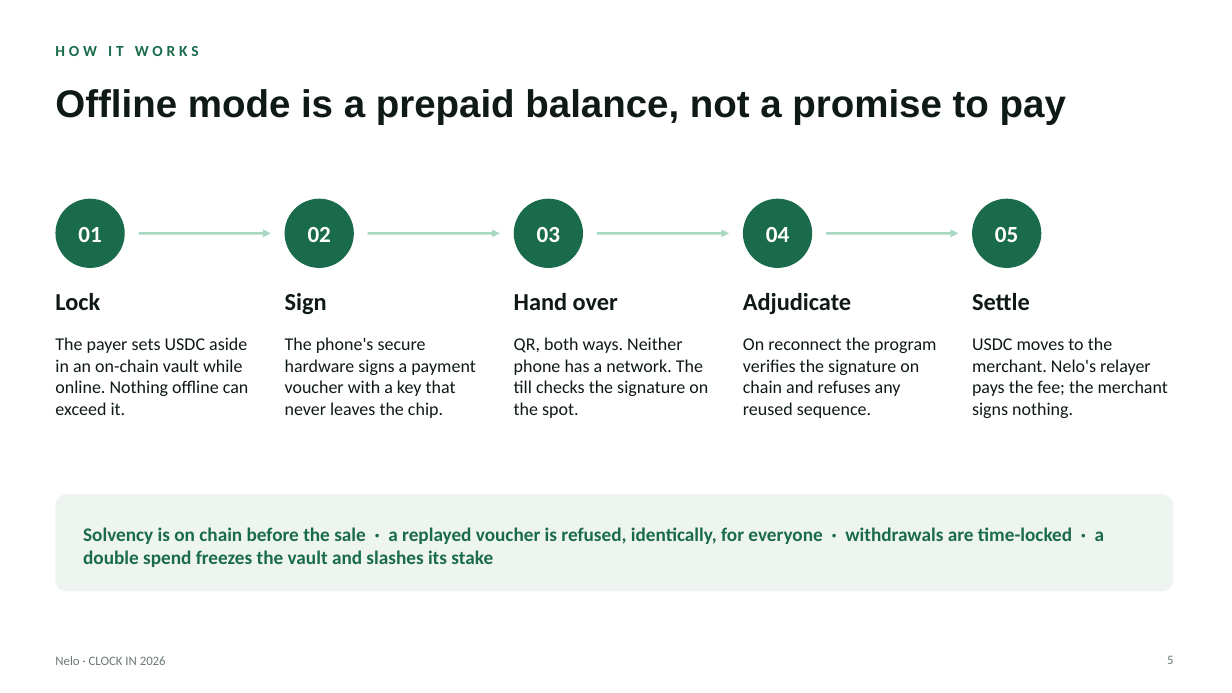
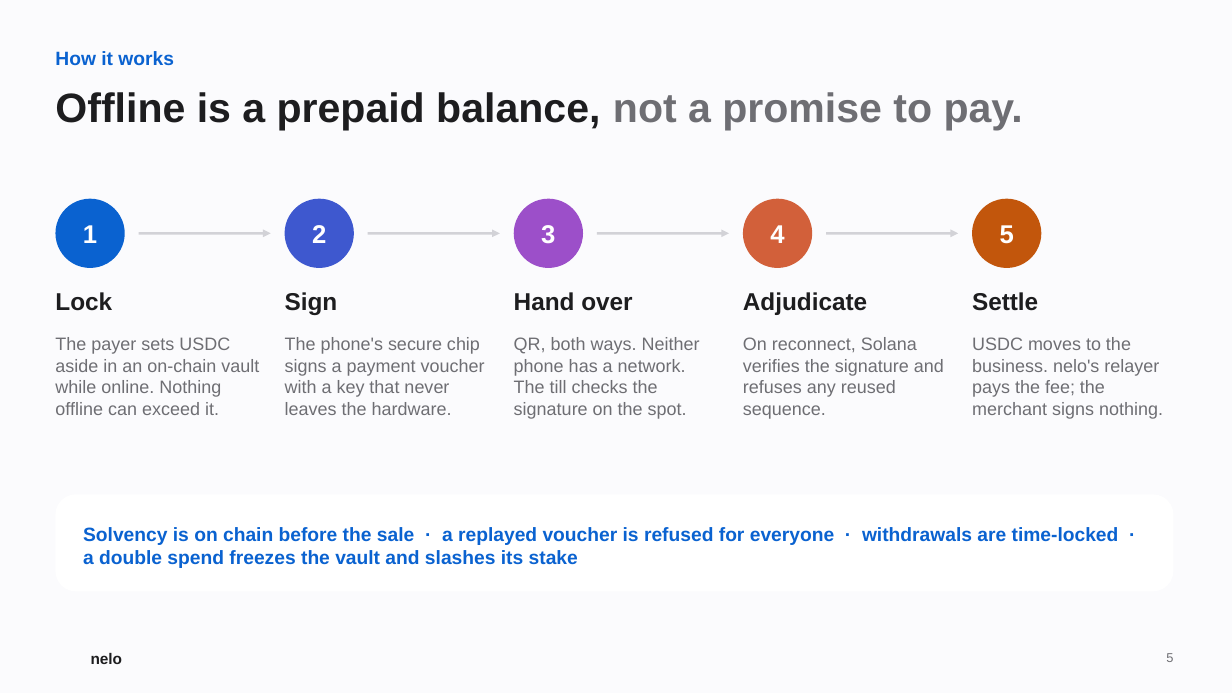
Before and after one commit to Udoka-AM/nelo, a slide deck: slide 5 of docs/deck/nelo-deck.pptx. Drawn at 1232x693 pixels with LibreOffice and Linux fonts; fonts in the diff are those of the drawing; background and template pictures are left out. Boxes give left, top, right and bottom in pixels: in the first picture for what was removed or moved away, otherwise in the second. Text is boxed around its words. In the diff, an @@ line names an element or a change of style, - is before the commit and + after.

Commit message:
Deck in the site's brand; 300 businesses in year one; nelo pay revenue and services
The deck now uses the landing site's look: black aurora for the title, the
nelo pay slide and the close, light cards elsewhere, blue for business and
orange for nelo pay, two-tone headlines, the gradient mark, and the real app
stills in phone frames. The title is 'Every business can now take payments on
Solana. Even when the network is down.'

Year one is 300 businesses (100 in the first 90 days). A new slide sets out
nelo pay's services from month six: cash out, savings with yield, bills,
stocks and real-world assets, and an agent payments API, each with its fee
and launch month. A three-year projection adds their revenue, and agent
volume, to the business fees. UseAzza joins paj.cash as a payout partner with
9+ more currencies, declared as integration next. The video script follows
the new deck.

```diff
--- a/docs/deck/nelo-deck.pptx
+++ b/docs/deck/nelo-deck.pptx
@@ background #FFFFFF to #FBFBFD @@
@@ text at (x1=55, y1=51, x2=174, y2=65): text changed; size 12 to 15 pt; font Calibri to Arial; text colour #1A6B4C to #0A62D0 @@
-HOW IT WORKS
+How it works
@@ title at (x1=55, y1=92, x2=1023, y2=130): text changed; size 30 to 32 pt; text colour #0F1A16 to #1D1D1F @@
-Offline mode is a prepaid balance, not a promise to pay
+Offline is a prepaid balance, not a promise to pay.
@@ ellipse at (x1=55, y1=199, x2=125, y2=268): fill #1A6B4C to #0A62D0 @@
@@ ellipse at (x1=285, y1=199, x2=354, y2=268): fill #1A6B4C to #3E58CF @@
@@ ellipse at (x1=514, y1=199, x2=583, y2=268): fill #1A6B4C to #9C4FC9 @@
@@ ellipse at (x1=743, y1=199, x2=812, y2=268): fill #1A6B4C to #D2603A @@
@@ ellipse at (x1=972, y1=199, x2=1042, y2=268): fill #1A6B4C to #C2560C @@
@@ text at (x1=83, y1=225, x2=97, y2=243): text changed; size 18 to 20 pt; font Calibri to Arial @@
-01
+1
@@ arrow (139, 233) - (271, 233): stroke #A9D8C2 2 pt to #D2D2D7 2 pt @@
@@ text at (x1=312, y1=225, x2=326, y2=243): text changed; size 18 to 20 pt; font Calibri to Arial @@
-02
+2
@@ arrow (368, 233) - (500, 233): stroke #A9D8C2 2 pt to #D2D2D7 2 pt @@
@@ text at (x1=541, y1=225, x2=555, y2=244): text changed; size 18 to 20 pt; font Calibri to Arial @@
-03
+3
@@ arrow (597, 233) - (729, 233): stroke #A9D8C2 2 pt to #D2D2D7 2 pt @@
@@ text at (x1=770, y1=225, x2=784, y2=243): text changed; size 18 to 20 pt; font Calibri to Arial @@
-04
+4
@@ arrow (826, 233) - (958, 233): stroke #A9D8C2 2 pt to #D2D2D7 2 pt @@
@@ text at (x1=1000, y1=225, x2=1014, y2=244): text changed; size 18 to 20 pt; font Calibri to Arial @@
-05
+5
@@ font Calibri to Arial, text colour #0F1A16 to #1D1D1F in 5 elements at (x1=55, y1=292, x2=112, y2=311), (x1=285, y1=292, x2=338, y2=315), (x1=514, y1=292, x2=632, y2=311), (x1=743, y1=292, x2=867, y2=315), (x1=972, y1=292, x2=1038, y2=311) @@
@@ text "The payer sets USDC aside ..." at (x1=55, y1=337, x2=259, y2=415): font Calibri to Arial, text colour #0F1A16 to #6E6E73 @@
@@ text at (x1=285, y1=337, x2=485, y2=415): text changed; font Calibri to Arial; text colour #0F1A16 to #6E6E73 @@
-The phone's secure hardware signs a payment voucher with a key that never leaves the chip.
+The phone's secure chip signs a payment voucher with a key that never leaves the hardware.
@@ text "QR, both ways. Neither phone ..." at (x1=514, y1=337, x2=700, y2=419): font Calibri to Arial, text colour #0F1A16 to #6E6E73 @@
@@ text at (x1=743, y1=337, x2=944, y2=419): text changed; font Calibri to Arial; text colour #0F1A16 to #6E6E73 @@
-On reconnect the program verifies the signature on chain and refuses any reused sequence.
+On reconnect, Solana verifies the signature and refuses any reused sequence.
@@ text at (x1=972, y1=337, x2=1163, y2=419): text changed; font Calibri to Arial; text colour #0F1A16 to #6E6E73 @@
-USDC moves to the merchant. Nelo's relayer pays the fee; the merchant signs nothing.
+USDC moves to the business. nelo's relayer pays the fee; the merchant signs nothing.
@@ rounded rectangle at (x1=55, y1=494, x2=1174, y2=592): fill #EEF5F1 to #FFFFFF; proportions changed @@
@@ text at (x1=83, y1=527, x2=1119, y2=568): text changed; font Calibri to Arial; text colour #1A6B4C to #0A62D0 @@
-Solvency is on chain before the sale · a replayed voucher is refused, identically, for everyone · withdrawals are time-locked · a double spend freezes the vault and slashes its stake
+Solvency is on chain before the sale · a replayed voucher is refused for everyone · withdrawals are time-locked · a double spend freezes the vault and slashes its stake
@@ text removed at (x1=55, y1=656, x2=166, y2=665) @@
-Nelo · CLOCK IN 2026
@@ text added at (x1=91, y1=653, x2=123, y2=664), 12 pt, text #1D1D1F, bold @@
+nelo
@@ page number at (x1=1166, y1=653, x2=1173, y2=662): font Calibri to Arial, text colour #6B7A74 to #6E6E73 @@
```
Also in this commit, not shown: 11 other slides changed, 5 slides added, 3 slides removed, 1 other file.
